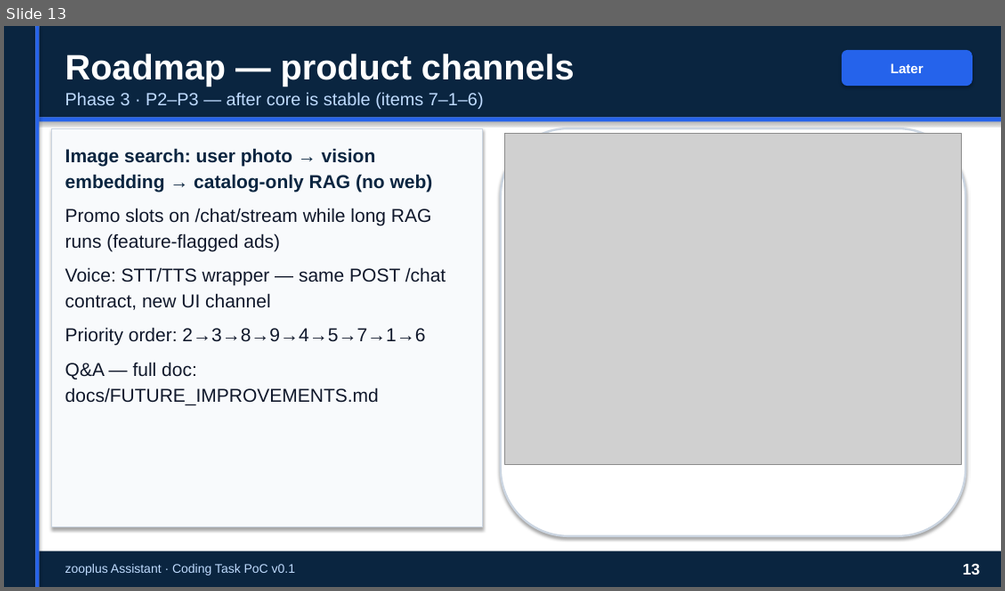
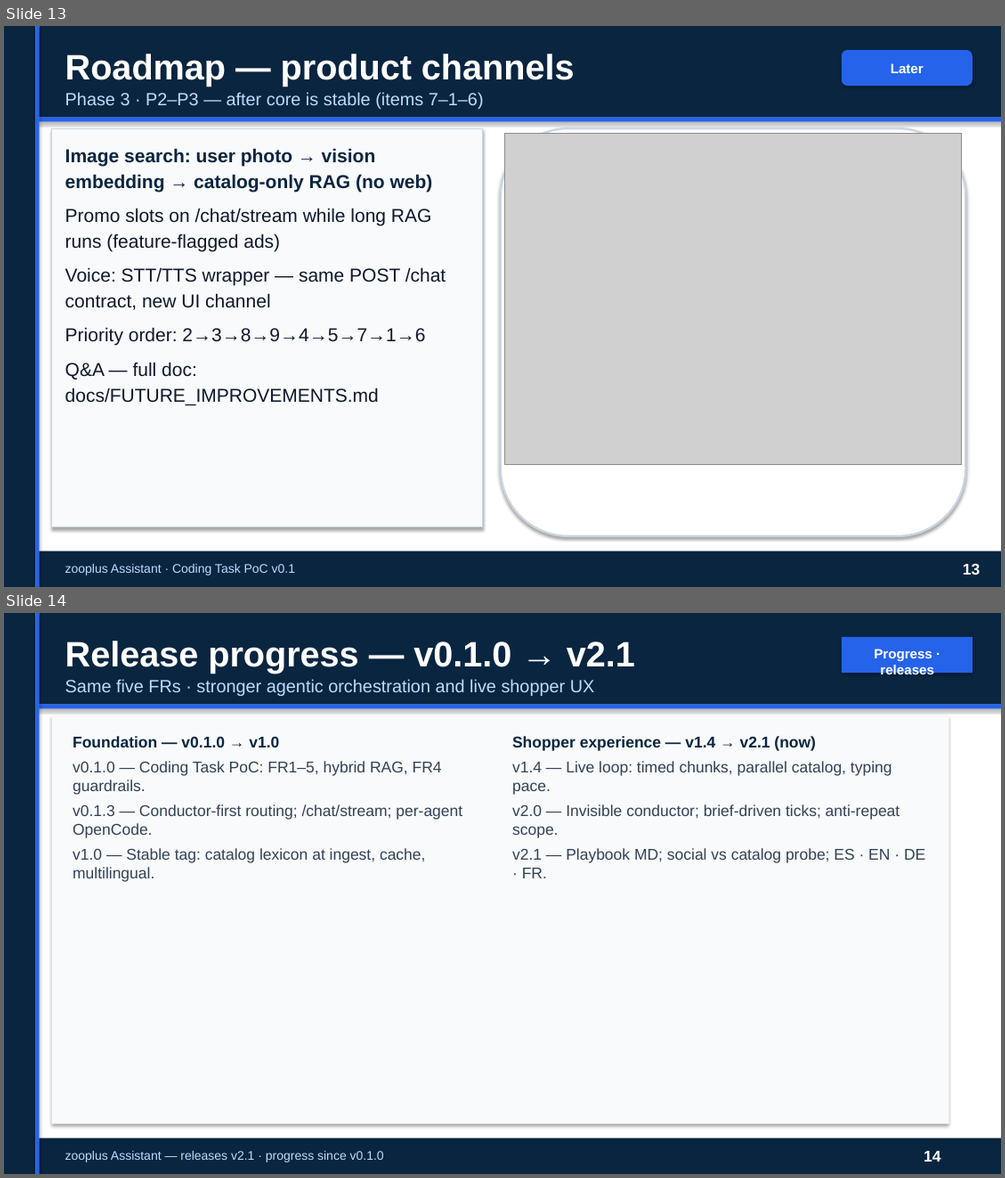
Before and after one commit to peluzzza/PoCAssistantZooplus, a slide deck: docs/deliverables/v0.1/zooplus-assistant-interview-15min-pro.pptx. Shown one above the other, each under a label of ours: slide 13 before the commit, slides 13 and 14 after it. The pictures are 1005x591 and 1005x1178 pixels, drawn with LibreOffice and Linux fonts; fonts in the diff are those of the drawing; grey boxes stand for pictures. Boxes give left, top, right and bottom in pixels: in the first picture for what was removed or moved away, otherwise in the second. Text is boxed around its words. In the diff, an @@ line names an element or a change of style, - is before the commit and + after.

```diff
--- a/docs/deliverables/v0.1/zooplus-assistant-interview-15min-pro.pptx
+++ b/docs/deliverables/v0.1/zooplus-assistant-interview-15min-pro.pptx
@@ slide 14 added at (4, 613, 1001, 1174), background #FFFFFF @@
@@ rectangle added at (4, 613, 35, 1174), fill #0A2540 @@
@@ rectangle added at (35, 613, 39, 1174), fill #2563EB @@
@@ rectangle added at (39, 613, 1001, 1174), fill #FFFFFF @@
@@ rectangle added at (39, 613, 1001, 705), fill #0A2540 @@
@@ rectangle added at (841, 637, 972, 673), fill #2563EB @@
@@ text added at (65, 641, 635, 674), 34 pt, text #FFFFFF, bold @@
+Release progress — v0.1.0 → v2.1
@@ text added at (874, 649, 934, 678), 13 pt, text #FFFFFF, bold @@
+Progress · releases
@@ text added at (65, 679, 595, 696), 17 pt, text #BFDBFE @@
+Same five FRs · stronger agentic orchestration and live shopper UX
@@ rectangle added at (39, 705, 1001, 709), fill #2563EB @@
@@ rectangle added at (52, 716, 949, 1124), fill #F8FAFC @@
@@ text added at (73, 736, 462, 882), 15 pt, text #334155 @@
+Foundation — v0.1.0 → v1.0
+v0.1.0 — Coding Task PoC: FR1–5, hybrid RAG, FR4 guardrails.
+v0.1.3 — Conductor-first routing; /chat/stream; per-agent OpenCode.
+v1.0 — Stable tag: catalog lexicon at ingest, cache, multilingual.
@@ text added at (512, 736, 925, 878), 15 pt, text #334155 @@
+Shopper experience — v1.4 → v2.1 (now)
+v1.4 — Live loop: timed chunks, parallel catalog, typing pace.
+v2.0 — Invisible conductor; brief-driven ticks; anti-repeat scope.
+v2.1 — Playbook MD; social vs catalog probe; ES · EN · DE · FR.
@@ rectangle added at (39, 1138, 1001, 1174), fill #0A2540 @@
@@ text added at (65, 1151, 384, 1162), 12 pt, text #BFDBFE @@
+zooplus Assistant — releases v2.1 · progress since v0.1.0
@@ text added at (923, 1151, 940, 1161), 15 pt, text #FFFFFF, bold @@
+14
```
Also in this commit, not shown: 2 other files.
